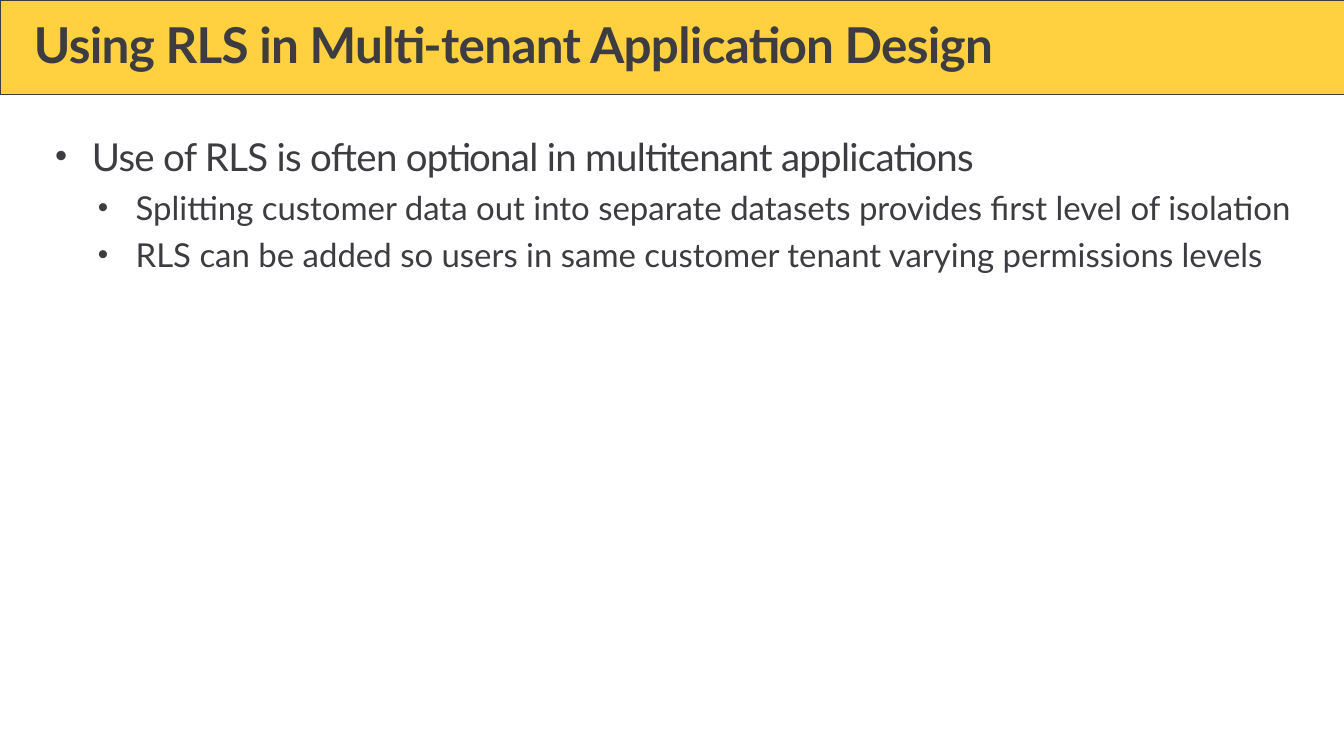
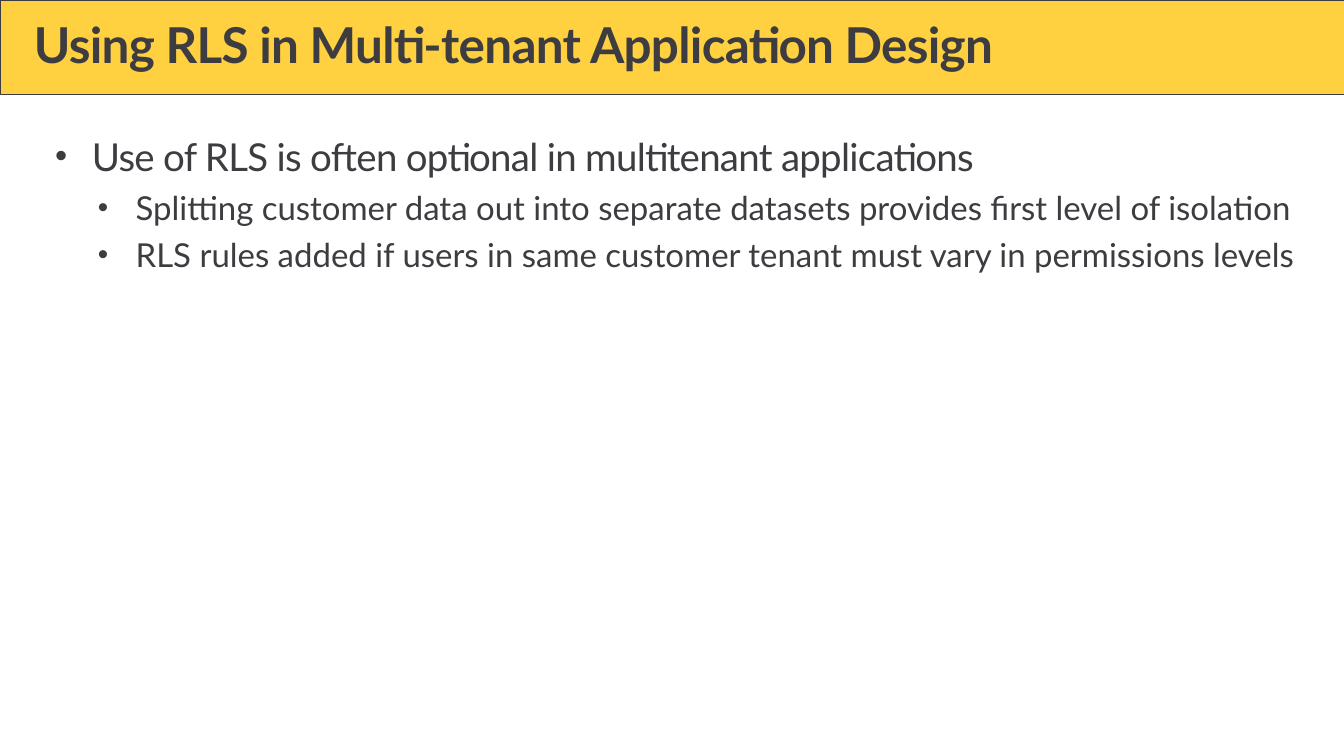
Before and after one commit to PowerBiDevCamp/Camp-Sessions, a slide deck: slide 48 of Session 32 - Design Patterns and Best Practices with Power BI Embedding.pptx. Drawn at 1344x756 pixels with LibreOffice and Linux fonts; fonts in the diff are those of the drawing; background and template pictures are left out. Boxes give left, top, right and bottom in pixels: in the first picture for what was removed or moved away, otherwise in the second. Text is boxed around its words. In the diff, an @@ line names an element or a change of style, - is before the commit and + after.

```diff
--- a/Session 32 - Design Patterns and Best Practices with Power BI Embedding.pptx
+++ b/Session 32 - Design Patterns and Best Practices with Power BI Embedding.pptx
@@ text at [136, 242, 1294, 273]: text changed @@
-  • RLS can be added so users in same customer tenant varying permissions levels
+  • RLS rules added if users in same customer tenant must vary in permissions levels
```
Also in this commit, not shown: 4 other slides changed, 1 slide added, 1 slide removed.
